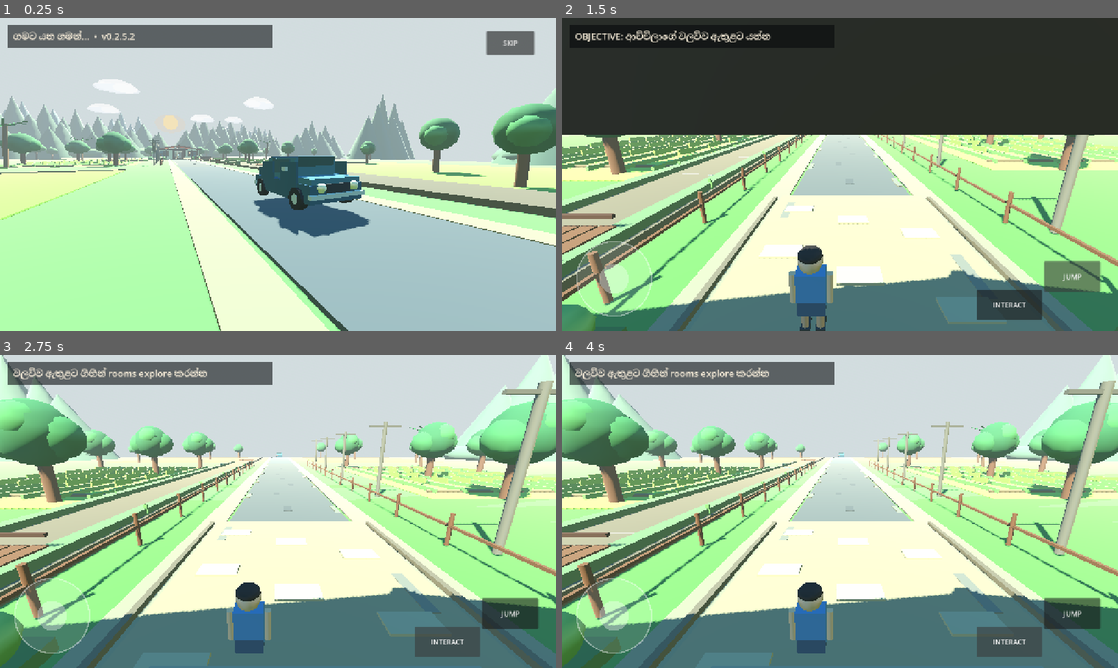
Above: before the commit, frames 1-4 (two rows, left to right).
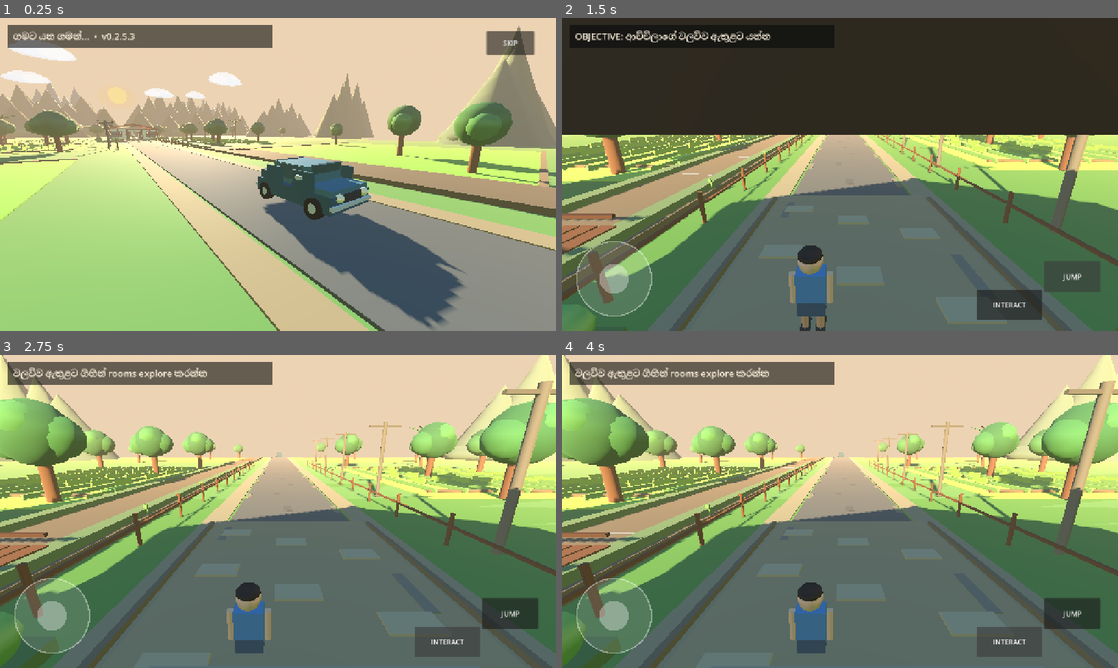
Above: after the commit, the same moments.

Repository: goldencenter432-sys/Gampiyasa
Game: Godot game, scene res://main.tscn
Two runs of this game, one before a commit and one after it. Both use one fixed random seed, a clock stepped at 60 frames per second and the inputs below.
Inputs:
- Up to frame 1 (0.25 s): no input
- Up to frame 2 (1.5 s): click "SKIP" at 0.5 s; click "JUMP" at 1.25 s
- Up to frame 3 (2.75 s): click "INTERACT" at 2 s
- Up to frame 4 (4 s): click "JUMP" at 2.75 s; click "INTERACT" at 3.5 s

The runs differ from the first frame. In frame 1, 94% of the frame differs, in the area x 0-100%, y 0-100%; in frame 2, 44%; in frame 3, 71%; in frame 4, 71%.

Commit message:
v0.2.5.3: polish camera, dawn lighting and character motion

Diff:
--- a/scripts/main.gd
+++ b/scripts/main.gd
@@ -127,28 +127,28 @@
 	e.background_mode = Environment.BG_SKY
 	var sky := Sky.new()
 	var sm := ProceduralSkyMaterial.new()
-	sm.sky_top_color = Color("3f83c8")
-	sm.sky_horizon_color = Color("d5edf7")
+	sm.sky_top_color = Color("4b79a8")
+	sm.sky_horizon_color = Color("f6c99b")
 	sm.ground_bottom_color = Color("496844")
-	sm.ground_horizon_color = Color("b8c895")
+	sm.ground_horizon_color = Color("c7aa79")
 	sm.sun_angle_max = 18.0
 	sky.sky_material = sm
 	e.sky = sky
 	e.ambient_light_source = Environment.AMBIENT_SOURCE_SKY
-	e.ambient_light_energy = 0.95
+	e.ambient_light_energy = 0.86
 	e.tonemap_mode = Environment.TONE_MAPPER_FILMIC
 	e.fog_enabled = true
 	e.fog_density = 0.0022
-	e.fog_light_color = Color("d8e9ed")
-	e.fog_light_energy = 0.65
+	e.fog_light_color = Color("f2c9a1")
+	e.fog_light_energy = 0.78
 	we.environment = e
 	add_child(we)
 	var sun := DirectionalLight3D.new()
-	sun.rotation_degrees = Vector3(-52,-32,0)
-	sun.light_color = Color("fff2d1")
-	sun.light_energy = 1.18
+	sun.rotation_degrees = Vector3(-24,-18,0)
+	sun.light_color = Color("ffd7a0")
+	sun.light_energy = 1.08
 	sun.shadow_enabled = true
-	sun.directional_shadow_max_distance = 70.0
+	sun.directional_shadow_max_distance = 95.0
 	add_child(sun)
 
 func build_village() -> void:
@@ -265,19 +265,29 @@
 			arm_l.rotation_degrees.x = swing
 			arm_r.rotation_degrees.x = -swing
 
+func animate_grandma_welcome(amount: float) -> void:
+	if grandma == null or grandma.get_child_count() < 7:
+		return
+	var arm_r: Node3D = grandma.get_child(6) as Node3D
+	arm_r.rotation_degrees.z = lerpf(0.0,-38.0,amount)
+	arm_r.rotation_degrees.x = sin(amount*PI)*18.0
+
 func update_third_person_camera() -> void:
-	var origin: Vector3 = pivot.global_position + Vector3(0.0,0.35,0.0)
-	var desired_local: Vector3 = Vector3(0.55,1.45,3.85)
+	var inside_house: bool = player.global_position.z > 22.0
+	var desired_local: Vector3 = Vector3(0.48,1.35,2.35) if inside_house else Vector3(0.55,1.45,3.85)
+	var origin: Vector3 = pivot.global_position + Vector3(0.0,0.45,0.0)
 	var desired_global: Vector3 = pivot.to_global(desired_local)
 	var query: PhysicsRayQueryParameters3D = PhysicsRayQueryParameters3D.create(origin, desired_global)
 	query.exclude = [player.get_rid()]
+	query.collide_with_areas = false
 	var hit: Dictionary = get_world_3d().direct_space_state.intersect_ray(query)
+	var target_global: Vector3 = desired_global
 	if hit.has("position"):
 		var hit_pos: Vector3 = hit["position"]
-		var back_dir: Vector3 = (origin - hit_pos).normalized()
-		play_cam.global_position = hit_pos + back_dir * 0.28
-	else:
-		play_cam.position = play_cam.position.lerp(desired_local,0.18)
+		var safe_dir: Vector3 = (origin - hit_pos).normalized()
+		target_global = hit_pos + safe_dir * 0.38
+	play_cam.global_position = play_cam.global_position.lerp(target_global,0.24)
+	play_cam.fov = lerpf(play_cam.fov,66.0 if inside_house else 70.0,0.12)
 
 func build_grandma(p: Vector3) -> Node3D:
 	var n: Node3D = Node3D.new()
@@ -421,7 +431,7 @@
 	objective.size = Vector2(585,36)
 	objective.add_theme_font_size_override("font_size",21)
 	objective.add_theme_color_override("font_color",Color("fff4df"))
-	objective.text = "ගමට යන ගමන්...  •  v0.2.5.2"
+	objective.text = "ගමට යන ගමන්...  •  v0.2.5.3"
 	layer.add_child(objective)
 
 	dialogue_panel = ColorRect.new()
@@ -521,22 +531,22 @@
 		if t < 0.25:
 			cine_stage = 0
 			var shot_t: float = t / 0.25
-			cine_cam.global_position = car.global_position + Vector3(5.4, 2.0, -7.8 + shot_t * 1.6)
+			cine_cam.global_position = car.global_position + Vector3(6.8, 3.2, -6.5 + shot_t * 1.2)
 			cine_cam.look_at(car.global_position + Vector3(0, 0.9, 2.2), Vector3.UP)
 		elif t < 0.50:
 			cine_stage = 1
 			var field_t: float = (t - 0.25) / 0.25
-			cine_cam.global_position = car.global_position + Vector3(-11.0 + field_t * 2.0, 7.8, -2.5)
+			cine_cam.global_position = car.global_position + Vector3(-13.0 + field_t * 2.4, 8.8, -1.0)
 			cine_cam.look_at(car.global_position + Vector3(0, 0.7, 5.0), Vector3.UP)
 		elif t < 0.74:
 			cine_stage = 2
 			var canal_t: float = (t - 0.50) / 0.24
-			cine_cam.global_position = car.global_position + Vector3(-7.5, 2.8 + canal_t * 1.2, -4.0)
+			cine_cam.global_position = car.global_position + Vector3(-9.2, 4.0 + canal_t * 0.8, -2.8)
 			cine_cam.look_at(car.global_position + Vector3(0, 0.8, 3.0), Vector3.UP)
 		else:
 			cine_stage = 3
 			var arrival_t: float = (t - 0.74) / 0.26
-			cine_cam.global_position = Vector3(8.5 - arrival_t * 3.0, 4.2 + arrival_t * 0.5, 1.0 + arrival_t * 8.0)
+			cine_cam.global_position = Vector3(12.5 - arrival_t * 2.0, 5.4 + arrival_t * 0.4, 2.0 + arrival_t * 6.0)
 			cine_cam.look_at(car.global_position + Vector3(0, 0.9, 1.0), Vector3.UP)
 
 		if t >= 1.0:
@@ -579,22 +589,25 @@
 				father.visible = true
 				var ft: float = clampf((exit_t-0.08)/0.30,0.0,1.0)
 				father.global_position = parked + Vector3(-1.2,0.10 + sin(ft*PI)*0.10,-0.9).lerp(Vector3(-2.5,0.0,-0.7),smoothstep(0.0,1.0,ft))
+				father.rotation_degrees.y = lerpf(90.0,12.0,smoothstep(0.0,1.0,ft))
 				animate_walk_pose(father,ft*TAU*1.3,1.0,false)
 			if exit_t > 0.20:
 				mother.visible = true
 				var mt: float = clampf((exit_t-0.20)/0.30,0.0,1.0)
 				mother.global_position = parked + Vector3(1.2,0.10 + sin(mt*PI)*0.10,-0.8).lerp(Vector3(2.5,0.0,-0.5),smoothstep(0.0,1.0,mt))
+				mother.rotation_degrees.y = lerpf(-90.0,-8.0,smoothstep(0.0,1.0,mt))
 				animate_walk_pose(mother,mt*TAU*1.3,0.9,false)
 			if exit_t > 0.36:
 				daughter.visible = true
 				var dt: float = clampf((exit_t-0.36)/0.28,0.0,1.0)
 				daughter.global_position = parked + Vector3(1.2,0.08 + sin(dt*PI)*0.08,0.9).lerp(Vector3(2.8,0.0,1.2),smoothstep(0.0,1.0,dt))
+				daughter.rotation_degrees.y = lerpf(-80.0,-12.0,smoothstep(0.0,1.0,dt))
 				animate_walk_pose(daughter,dt*TAU*1.35,0.85,false)
 			if exit_t > 0.50:
 				cutscene_boy.visible = true
 				var bt: float = clampf((exit_t-0.50)/0.26,0.0,1.0)
 				cutscene_boy.global_position = parked + Vector3(-1.2,0.08 + sin(bt*PI)*0.08,0.9).lerp(Vector3(-2.6,0.0,1.4),smoothstep(0.0,1.0,bt))
-				cutscene_boy.rotation_degrees.y = lerpf(0.0,-18.0,bt)
+				cutscene_boy.rotation_degrees.y = lerpf(82.0,-18.0,smoothstep(0.0,1.0,bt))
 				animate_walk_pose(cutscene_boy,bt*TAU*1.45,1.0,true)
 
 		# 8.5-13 sec: grandma walks from inside to the veranda.
@@ -610,6 +623,7 @@
 			grandma.position.y = sin(walk_t*PI*4.0)*0.035
 			grandma.rotation_degrees.y = lerpf(180.0,0.0,walk_t)
 			grandma.rotation_degrees.z = sin(walk_t*TAU*2.0)*1.2
+			animate_grandma_welcome(0.0)
 			cine_cam.global_position = Vector3(-10.5,3.8,15.4)
 			cine_cam.look_at(grandma.global_position + Vector3(0,1.4,0),Vector3.UP)
 
@@ -620,7 +634,8 @@
 			if front_door_right != null:
 				front_door_right.rotation_degrees.y = 42.0
 			grandma.position = Vector3(-2.2,0.0,20.7)
-			cine_cam.global_position = Vector3(9.5,4.6,13.2)
+			animate_grandma_welcome(clampf((clock-12.3)/2.7,0.0,1.0))
+			cine_cam.global_position = Vector3(9.8,4.8,12.6)
 			cine_cam.look_at(Vector3(-0.5,1.5,20.0),Vector3.UP)
 
 		if clock > 15.0:
@@ -630,7 +645,8 @@
 			dialogue.visible = true
 			dialogue.text = "ආච්චි: ආ මේ ළමයිනේ! එන්න ඇතුළට. ගොඩ කාලෙකින් ඔයාලව දැක්කෙ."
 	elif state == GameState.DIALOGUE:
-		cine_cam.global_position = Vector3(8.8,3.6,14.6)
+		animate_grandma_welcome(0.75)
+		cine_cam.global_position = Vector3(9.0,3.8,14.0)
 		cine_cam.look_at(grandma.global_position + Vector3(0,1.3,0),Vector3.UP)
 		if clock > 4.0 and clock <= 7.5:
 			dialogue.text = "අම්මා: අම්මේ... කොහොමද ඉතින්?"
